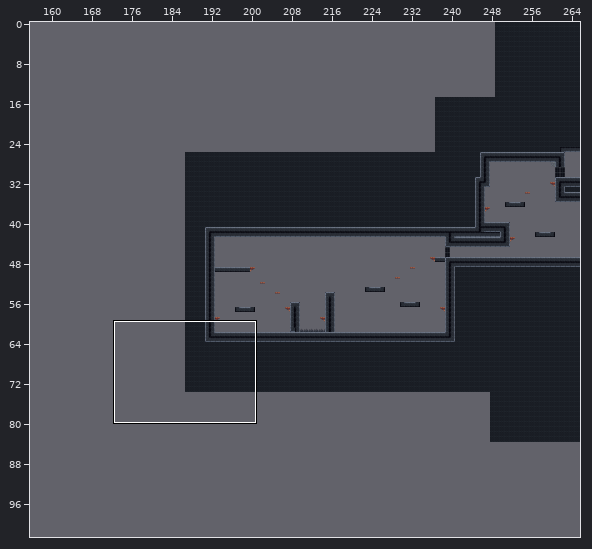
A Tiled map gets an edit: levels/level_data/boss_room.tmx. Above: a wide view before the commit, with the close-up outlined.
Close-up. The starting point:
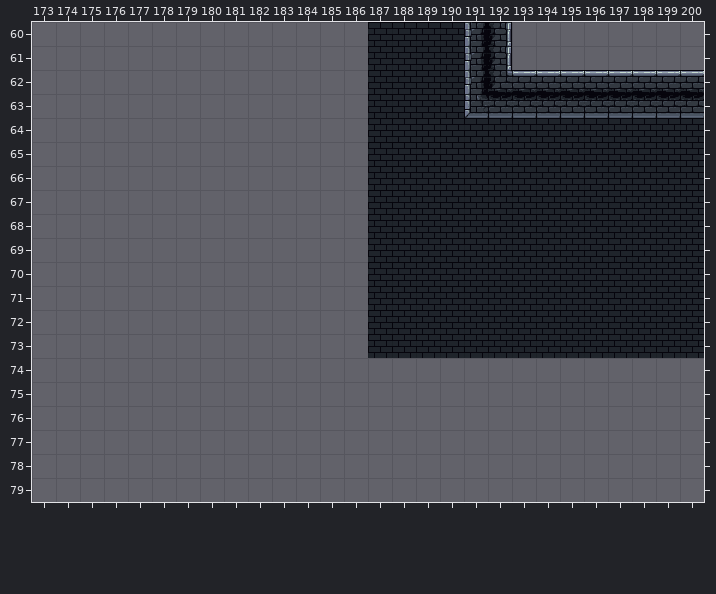
Cells are 32x32 px. Shown: x 173..200, y 60..79. The commit also changed other parts of the map, which this record leaves out. The old version is drawn lined up with the new one.
Once edited:
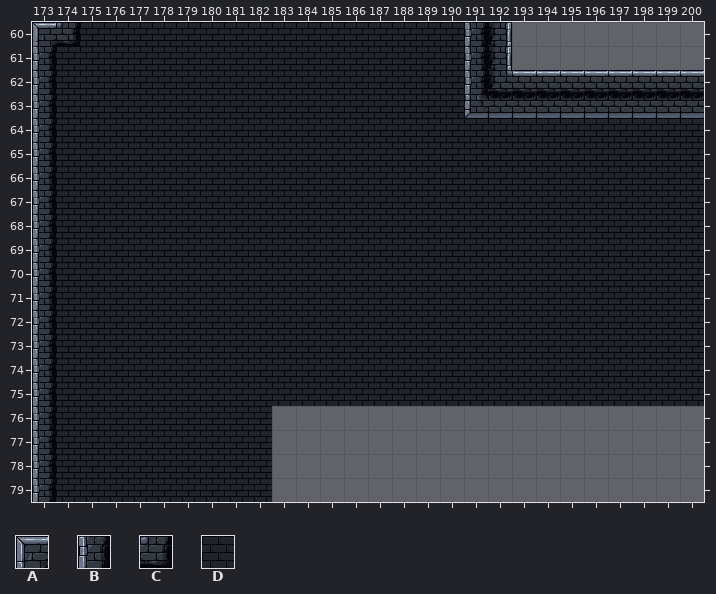
Key: from "collision_surface": A 2 "tile000", B 7 "tile008"; from "collision_surfaces": C 17 "tile042"; from "non_collision_surface": D 5 "tile046".
_ is an empty cell, . an unchanged one.
What changed:
map size 147x84 -> 345x103 cells (old content now starts at 187,0; both pictures use the new coordinates)
--- layer "background1"
@@ x 174..200 @@
-60 .____________..............
-61 _____________..............
-62 _____________..............
-63 _____________..............
-64 _____________..............
-65 _____________..............
-66 _____________..............
-67 _____________..............
-68 _____________..............
-69 _____________..............
-70 _____________..............
-71 _____________..............
-72 _____________..............
-73 _____________..............
-74 ___________________________
-75 ___________________________
-76 _________..................
-77 _________..................
-78 _________..................
-79 _________..................
+60 .DDDDDDDDDDDD..............
+61 DDDDDDDDDDDDD..............
+62 DDDDDDDDDDDDD..............
+63 DDDDDDDDDDDDD..............
+64 DDDDDDDDDDDDD..............
+65 DDDDDDDDDDDDD..............
+66 DDDDDDDDDDDDD..............
+67 DDDDDDDDDDDDD..............
+68 DDDDDDDDDDDDD..............
+69 DDDDDDDDDDDDD..............
+70 DDDDDDDDDDDDD..............
+71 DDDDDDDDDDDDD..............
+72 DDDDDDDDDDDDD..............
+73 DDDDDDDDDDDDD..............
+74 DDDDDDDDDDDDDDDDDDDDDDDDDDD
+75 DDDDDDDDDDDDDDDDDDDDDDDDDDD
+76 DDDDDDDDD..................
+77 DDDDDDDDD..................
+78 DDDDDDDDD..................
+79 DDDDDDDDD..................
--- layer "collision_surface"
@@ x 173..174 @@
-60 __
-61 _.
-62 _.
-63 _.
-64 _.
-65 _.
-66 _.
-67 _.
-68 _.
-69 _.
-70 _.
-71 _.
-72 _.
-73 _.
-74 _.
-75 _.
-76 _.
-77 _.
-78 _.
-79 _.
+60 AC
+61 B.
+62 B.
+63 B.
+64 B.
+65 B.
+66 B.
+67 B.
+68 B.
+69 B.
+70 B.
+71 B.
+72 B.
+73 B.
+74 B.
+75 B.
+76 B.
+77 B.
+78 B.
+79 B.
Boxes around the changes in both close-ups, in picture pixels (x1, y1, x2, y2):
added: (32, 22, 704, 502)
